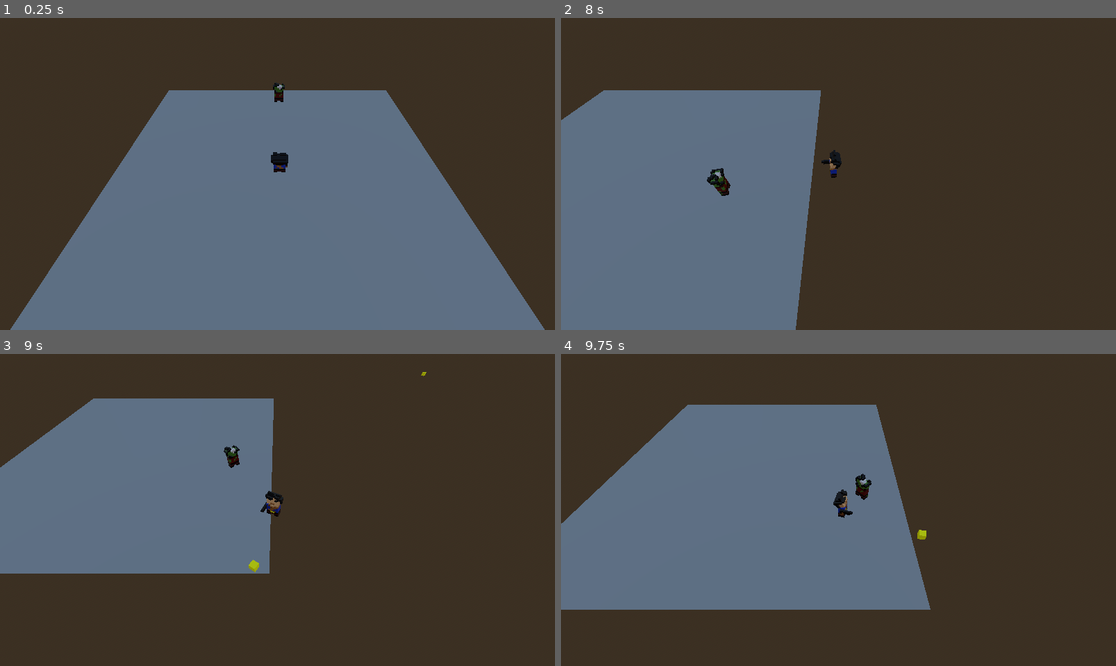
Above: before the commit, frames 1-4 (two rows, left to right).
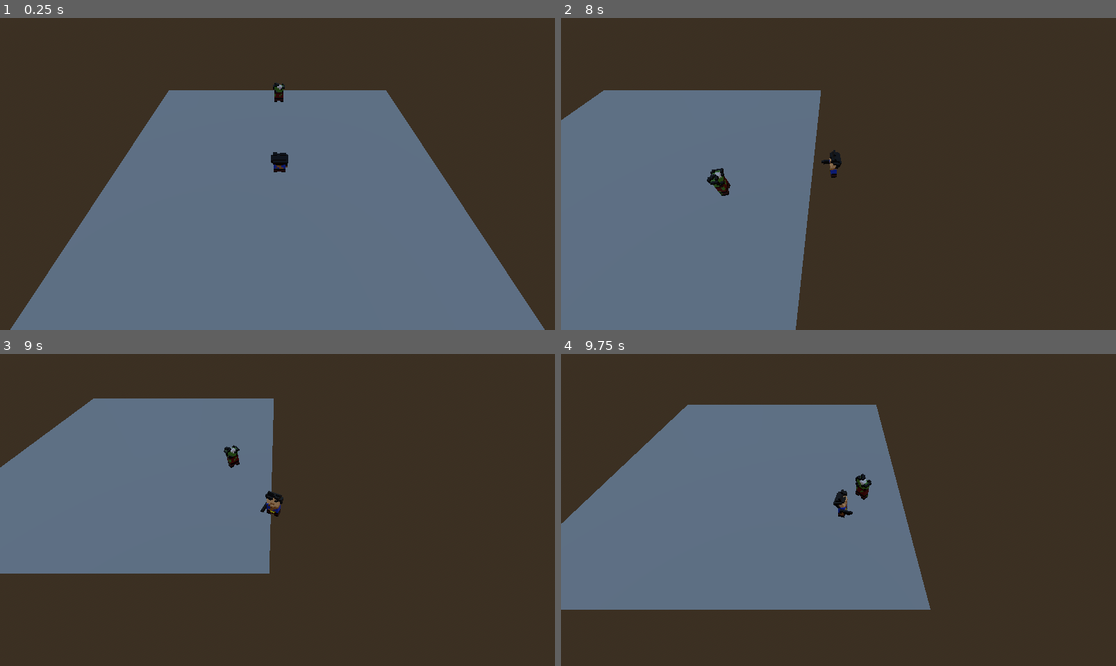
Above: after the commit, the same moments.

Repository: WatsonDynamite/MADGJ2024_LR
Game: Godot game, scene res://main.tscn
The game is run twice, just before and just after one commit, with the same random seed, the same clock (stepped at 60 frames per second) and the same inputs.
Inputs (mouse positions are in pixels of both pictures, inside the frame that each line leads up to):
- Up to frame 1 (0.25 s): no input
- Up to frame 2 (8 s): move the mouse to (960, 158) at 0.52 s; hold D (right) 0.53-1.28 s; click (960, 158) at 0.6 s; move the mouse to (727, 189) at 1.27 s; hold S (down) 1.28-2.03 s; click (727, 189) at 1.35 s; move the mouse to (894, 105) at 2.02 s; hold D (right) 2.03-2.78 s; click (894, 105) at 2.1 s; move the mouse to (810, 236) at 2.77 s; hold W (up) 2.78-3.53 s; click (810, 236) at 2.85 s; move the mouse to (1005, 220) at 3.52 s; hold A (left) 3.53-5.03 s; click (1005, 220) at 3.6 s; tap R (reload, bound only before the commit) at 4.15 s; move the mouse to (672, 127) at 4.27 s; click (672, 127) at 4.35 s; move the mouse to (866, 174) at 5.02 s; hold S (down) 5.03-5.78 s; click (866, 174) at 5.1 s; move the mouse to (755, 96) at 5.77 s; hold D (right) 5.78-6.53 s; click (755, 96) at 5.85 s; move the mouse to (960, 158) at 6.52 s; hold W (up) 6.53-7.28 s; click (960, 158) at 6.6 s; move the mouse to (727, 189) at 7.27 s; hold D (right) from 7.28 s (still down); click (727, 189) at 7.35 s
- Up to frame 3 (9 s): move the mouse to (333, 441) at 8.02 s; release D (right) at 8.03 s; hold S (down) 8.03-8.78 s; click (333, 441) at 8.1 s; move the mouse to (249, 572) at 8.77 s; hold A (left) from 8.78 s (still down); click (249, 572) at 8.85 s
- Up to frame 4 (9.75 s): move the mouse to (1005, 556) at 9.52 s; release A (left) at 9.53 s; hold W (up) from 9.53 s (still down); click (1005, 556) at 9.6 s

Frames 1-2 are identical in both runs. In frame 3, less than 0.1% of the frame differs, in the area x 44-77%, y 5-70%; in frame 4, less than 0.1%.

Commit message:
Taking damage

Diff:
--- a/Prefabs/Zombie.tscn
+++ b/Prefabs/Zombie.tscn
@@ -14,3 +14,9 @@
 [node name="CollisionShape3D" type="CollisionShape3D" parent="."]
 transform = Transform3D(1, 0, 0, 0, 1, 0, 0, 0, 1, 0, 0.361536, 0.150754)
 shape = SubResource("BoxShape3D_h5560")
+
+[node name="Timer" type="Timer" parent="."]
+
+[connection signal="body_entered" from="." to="." method="_on_body_entered"]
+[connection signal="body_exited" from="." to="." method="_on_body_exited"]
+[connection signal="timeout" from="Timer" to="." method="_on_timer_timeout"]
--- a/Scripts/Bullet.gd
+++ b/Scripts/Bullet.gd
@@ -16,7 +16,6 @@
 	transform = vector
 
 func _on_area_entered(area):
-	print("monster")
 	hide()
 	area.queue_free()
 	pass # Replace with function body.
--- a/Scripts/Monster.gd
+++ b/Scripts/Monster.gd
@@ -1,18 +1,44 @@
 extends Area3D
 
 var player: Node3D
+var collided: bool = false
+var attacking: bool = false
+var damage = 1
+var attackTimer: Timer
 
 # Called when the node enters the scene tree for the first time.
 func _ready():
 	player = get_parent().get_node("Player")
+	attackTimer = get_node("Timer")
 	pass # Replace with function body.
 
 
 # Called every frame. 'delta' is the elapsed time since the previous frame.
 func _process(delta):
+	if collided && attacking:
+		player.takeDamage(damage)
+		attacking = false
+		attackTimer.start()
 	pass
 
 func _physics_process(delta):
 	look_at(player.position, Vector3.UP)
-	translate(Vector3.FORWARD * delta)
+	if !collided:
+		translate(Vector3.FORWARD * delta)
 	pass
+
+
+func _on_body_entered(body):
+	collided = true
+	attacking = true
+	pass # Replace with function body.
+
+
+func _on_body_exited(body):
+	collided = false
+	pass # Replace with function body.
+
+func _on_timer_timeout():
+	attacking = true
+	attackTimer.stop()
+	pass # Replace with function body.
--- a/Scripts/Protag.gd
+++ b/Scripts/Protag.gd
@@ -8,6 +8,7 @@
 var ammo: Array
 var ammoValue = 10
 var currentBullet = 0
+var health = 3
 
 func get_input(delta):
 	# Input handling
@@ -26,7 +27,6 @@
 	model.rotation = Vector3(model.rotation.x,lerp_angle(model.rotation.y, angle, delta * 100), model.rotation.z)
 
 	if Input.is_action_just_pressed("shoot") && ammoValue > 0:
-		print(ammo[currentBullet])
 		ammo[currentBullet].set_process_mode(PROCESS_MODE_ALWAYS)
 		ammo[currentBullet].show()
 		ammo[currentBullet].position = gunDirection.global_position
@@ -54,3 +54,7 @@
 func _physics_process(delta):
 	get_input(delta)
 	move_and_slide()
+
+func takeDamage(value):
+	health -= value
+	print(health)
--- a/project.godot
+++ b/project.godot
@@ -48,6 +48,5 @@
 }
 reload={
 "deadzone": 0.5,
-"events": [Object(InputEventKey,"resource_local_to_scene":false,"resource_name":"","device":-1,"window_id":0,"alt_pressed":false,"shift_pressed":false,"ctrl_pressed":false,"meta_pressed":false,"pressed":false,"keycode":0,"physical_keycode":82,"key_label":0,"unicode":114,"echo":false,"script":null)
-]
+"events": []
 }
